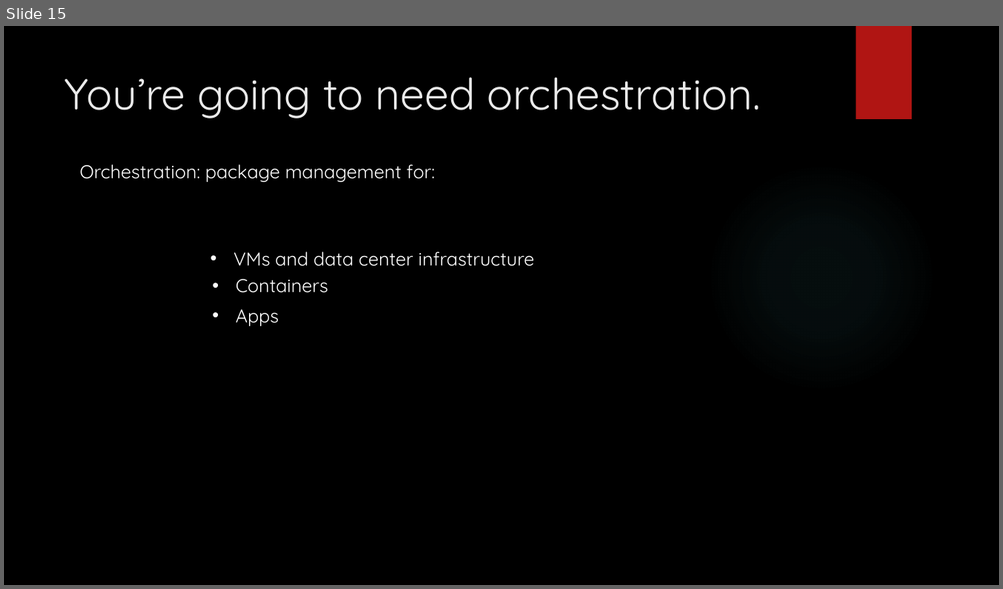
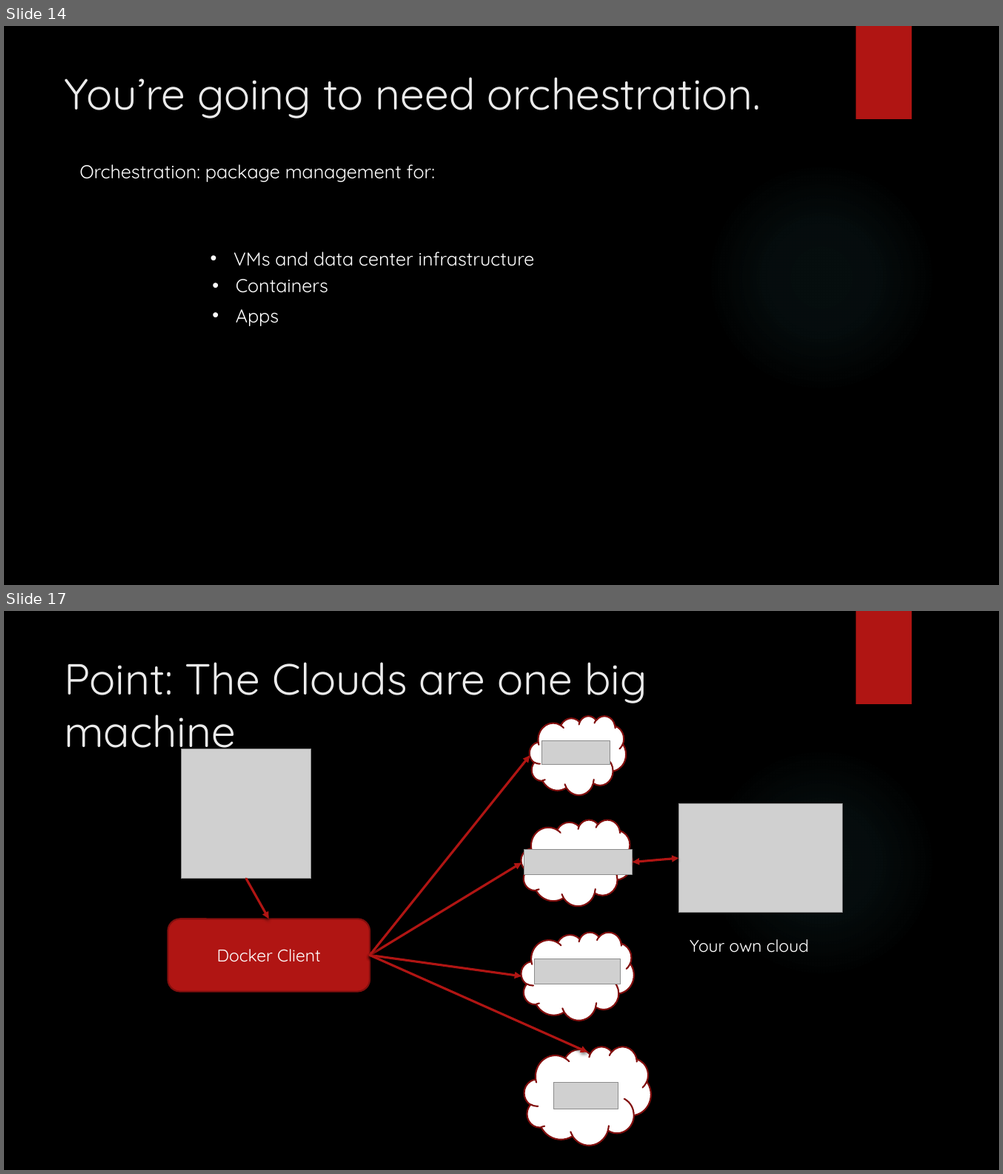
Before and after one commit to arif-aigonix/leap2015, a slide deck: Containers and Clusters in Azure.pptx. Shown one above the other, each under a label of ours: slide 15 before the commit, slides 14 and 17 after it; the slides between them are not shown. The pictures are 1003x589 and 1003x1174 pixels, drawn with LibreOffice and Linux fonts; fonts in the diff are those of the drawing; grey boxes stand for pictures; background and template pictures are left out. Boxes give left, top, right and bottom in pixels: in the first picture for what was removed or moved away, otherwise in the second. Text is boxed around its words. In the diff, an @@ line names an element or a change of style, - is before the commit and + after.

```diff
--- a/Containers and Clusters in Azure.pptx
+++ b/Containers and Clusters in Azure.pptx
@@ slide 17 added at bbox=[4, 611, 999, 1170], background picture (left out); not listed: 3 template elements that a slide beside it also shows @@
@@ title added at bbox=[64, 662, 646, 759], 42 pt, text #EBEBEB @@
+Point: The Clouds are one big machine
@@ cloud added at bbox=[529, 716, 626, 795], fill #FFFFFF, outline #82100E 1.5 pt @@
@@ picture added at bbox=[542, 741, 611, 765] @@
@@ picture added at bbox=[181, 749, 310, 879] @@
@@ arrow added from (370, 956) to (530, 756), #B01513 2.25 pt @@
@@ picture added at bbox=[678, 803, 842, 912] @@
@@ cloud added at bbox=[521, 820, 632, 906], fill #FFFFFF, outline #82100E 1.5 pt @@
@@ picture added at bbox=[524, 850, 632, 874] @@
@@ arrow added from (370, 956) to (522, 863), #B01513 2.25 pt @@
@@ double arrow added from (678, 859) to (632, 863), #B01513 2.25 pt @@
@@ arrow added from (247, 879) to (269, 919), #B01513 2.25 pt @@
@@ rounded rectangle added at bbox=[168, 919, 370, 991], fill #B01513, outline #82100E 1.5 pt, 16.3 pt, text #FFFFFF @@
+Docker Client
@@ cloud added at bbox=[521, 933, 634, 1021], fill #FFFFFF, outline #82100E 1.5 pt @@
@@ text added at bbox=[689, 940, 808, 953], 16.3 pt, text #FFFFFF @@
+Your own cloud
@@ arrow added from (370, 956) to (522, 977), #B01513 2.25 pt @@
@@ arrow added from (370, 956) to (587, 1053), #B01513 2.25 pt @@
@@ picture added at bbox=[535, 959, 620, 984] @@
@@ cloud added at bbox=[524, 1047, 651, 1145], fill #FFFFFF, outline #82100E 1.5 pt @@
@@ picture added at bbox=[554, 1082, 618, 1110] @@
@@ what was slide 15 is now slide 14 @@
```
Also in this commit, not shown: 2 slides changed, 5 other slides added, 1 slide removed, 4 other files.
